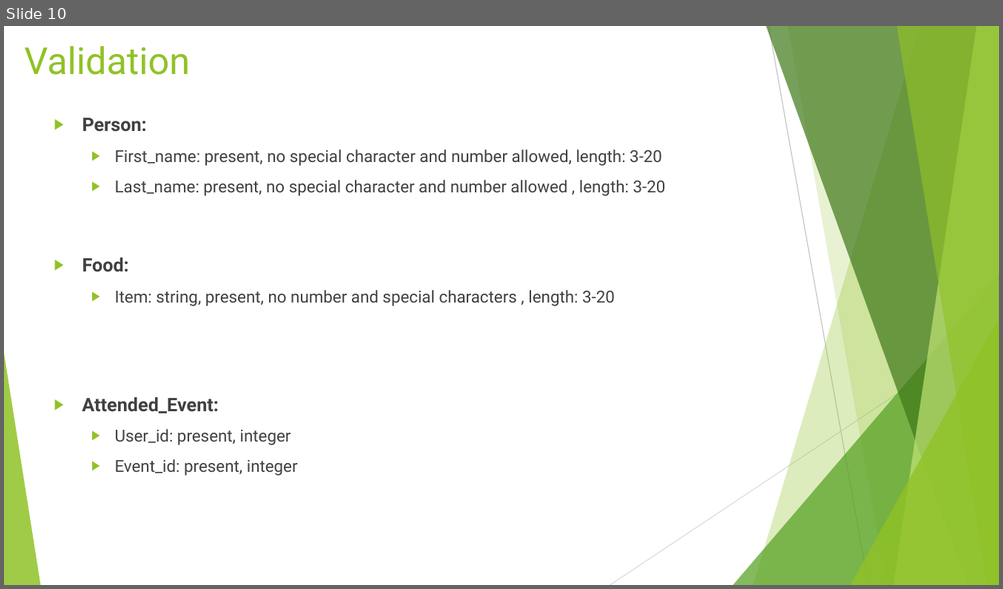
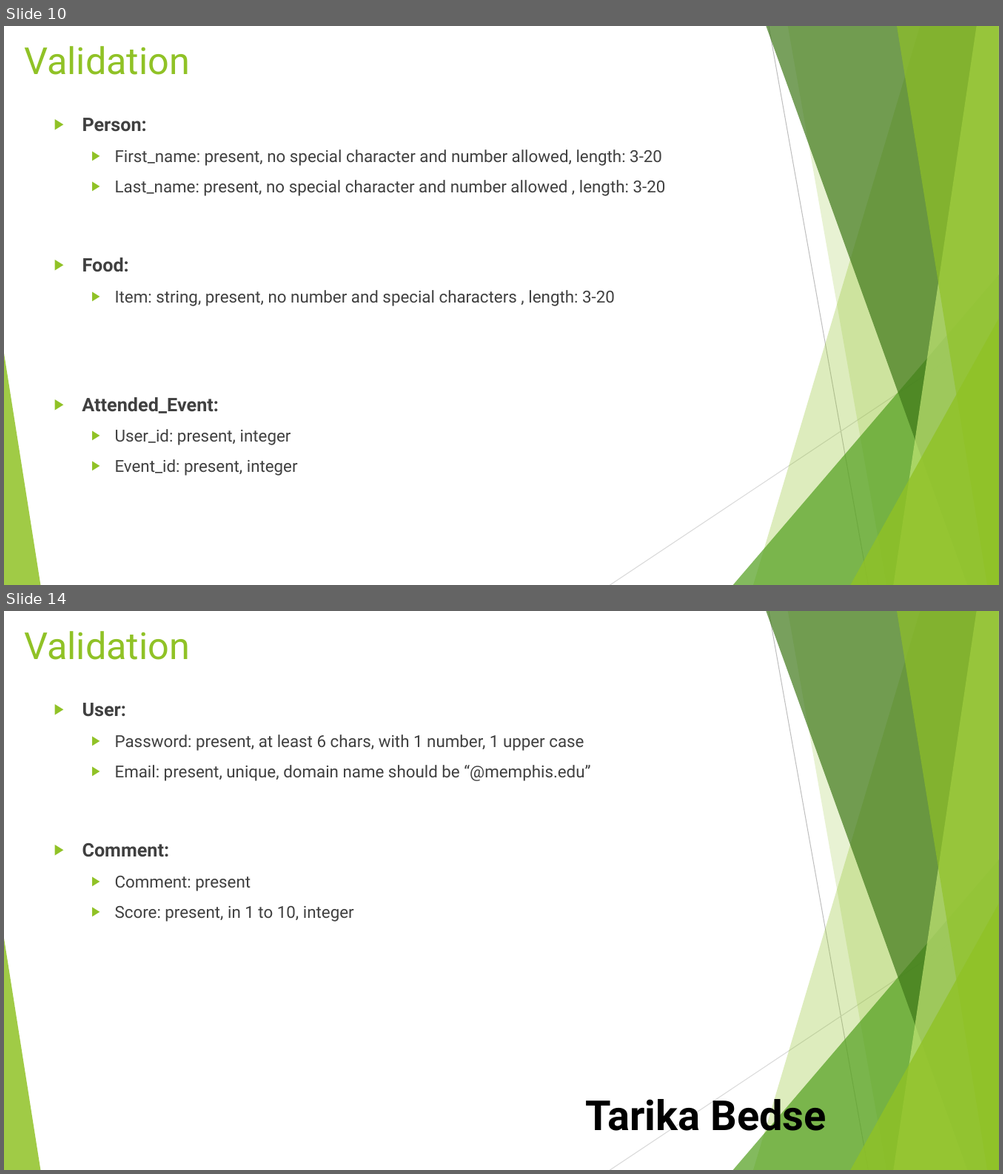
Before and after one commit to memphis-comp7012/Foodee, a slide deck: misc/ForVideo.pptx. Shown one above the other, each under a label of ours: slide 10 before the commit, slides 10 and 14 after it; the slides between them are not shown. The pictures are 1003x589 and 1003x1174 pixels, drawn with LibreOffice and Linux fonts; fonts in the diff are those of the drawing. Boxes give left, top, right and bottom in pixels: in the first picture for what was removed or moved away, otherwise in the second. Text is boxed around its words. In the diff, an @@ line names an element or a change of style, - is before the commit and + after.

```diff
--- a/misc/ForVideo.pptx
+++ b/misc/ForVideo.pptx
@@ slide 14 added at [4, 611, 999, 1170], background #FFFFFF; not listed: 10 template elements that a slide beside it also shows @@
@@ title added at [24, 631, 190, 660], 36 pt, text #90C226 @@
+Validation
@@ text added at [82, 703, 590, 781], 16 pt, text #404040 @@
+▶ User:
+  ▶ Password: present, at least 6 chars, with 1 number, 1 upper case
+  ▶ Email: present, unique, domain name should be “@memphis.edu”
@@ text added at [82, 843, 354, 922], 16 pt, text #404040 @@
+▶ Comment:
+  ▶ Comment: present
+  ▶ Score: present, in 1 to 10, integer
@@ text added at [585, 1093, 826, 1141], 40 pt, text #000000, bold @@
+Tarika Bedse
```
Also in this commit, not shown: 3 other slides added, 5 other files.
